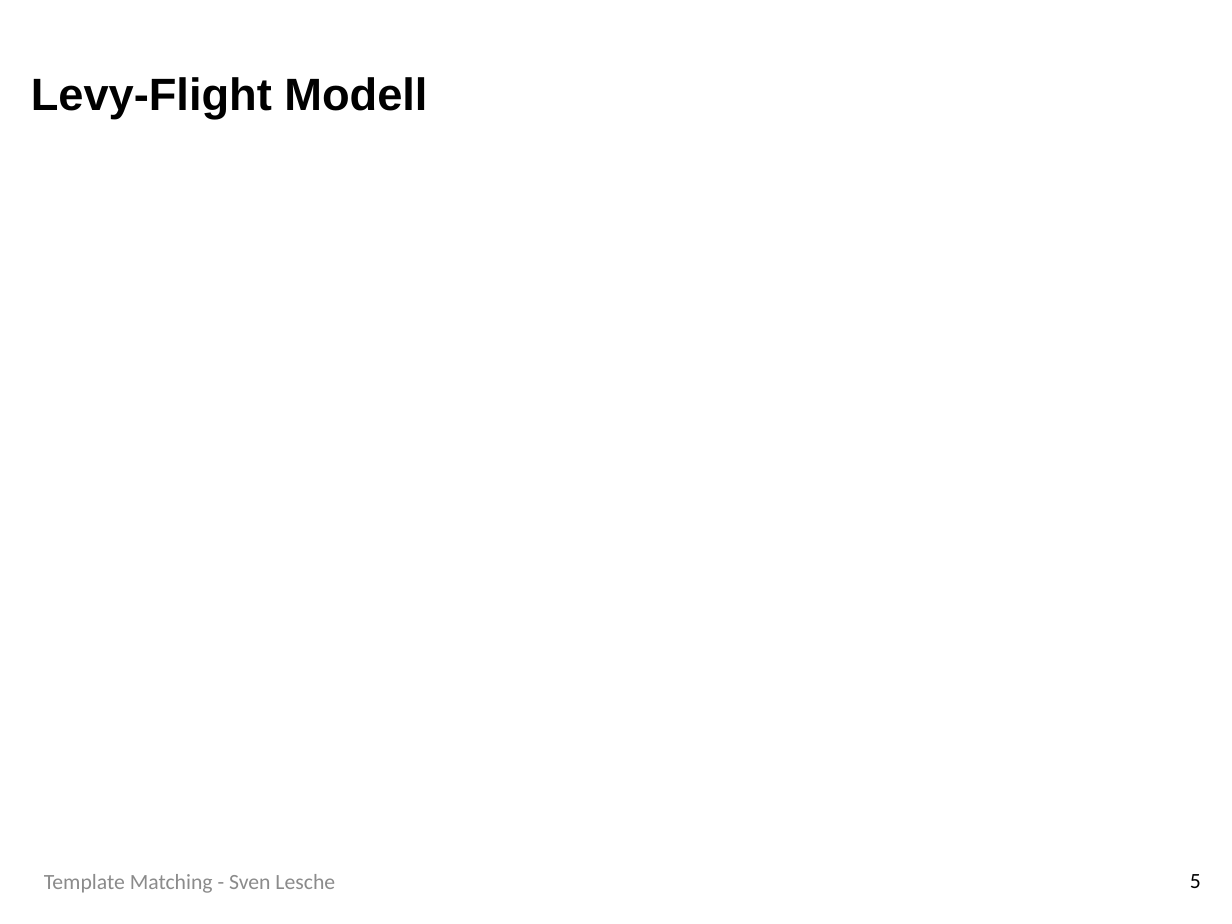
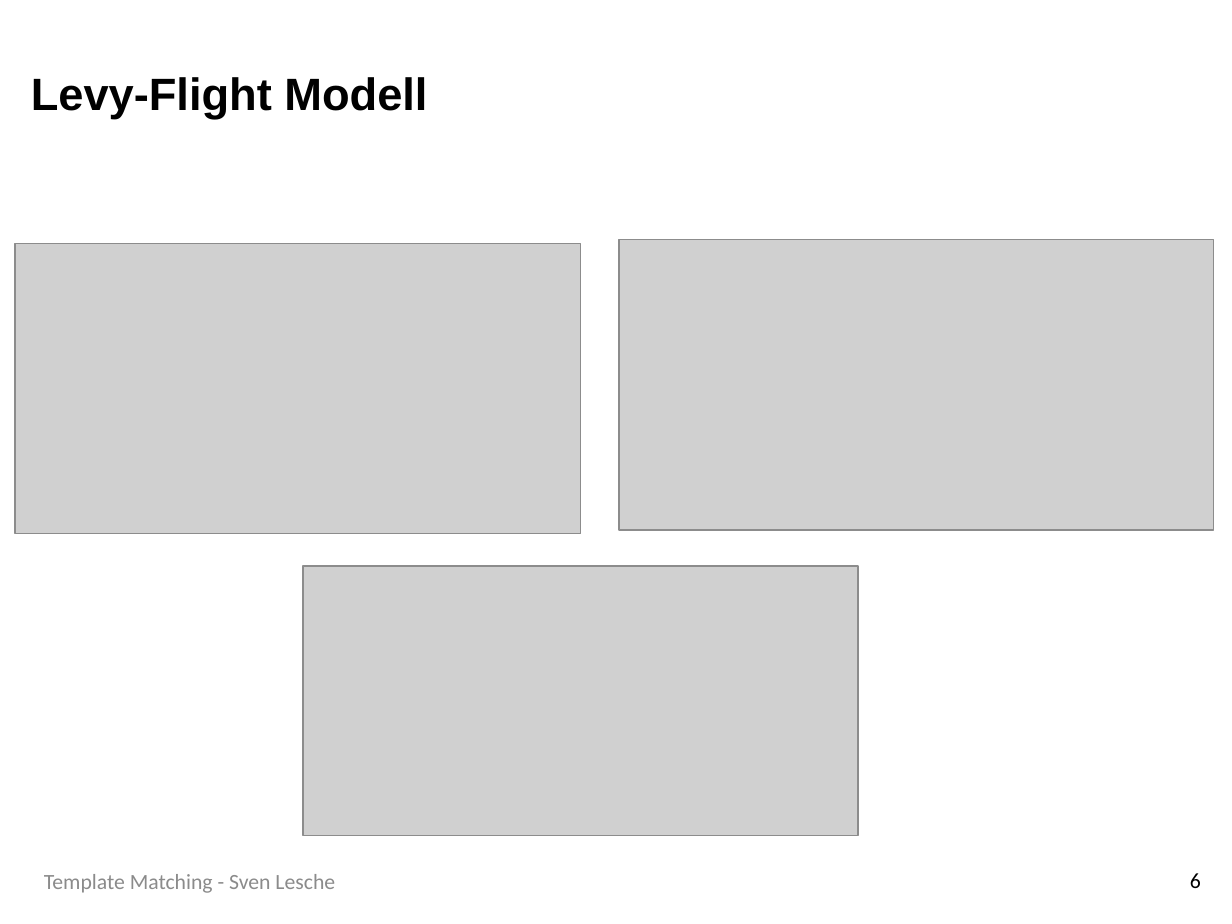
Before and after one commit to SLesche/levy-intelligence, a slide deck: slide 6 of presentations/levy_presentation.pptx (slide 5 before the commit). Drawn at 1232x924 pixels with LibreOffice and Linux fonts; fonts in the diff are those of the drawing; grey boxes stand for pictures; background and template pictures are left out. Boxes give left, top, right and bottom in pixels: in the first picture for what was removed or moved away, otherwise in the second. Text is boxed around its words. In the diff, an @@ line names an element or a change of style, - is before the commit and + after.

```diff
--- a/presentations/levy_presentation.pptx
+++ b/presentations/levy_presentation.pptx
@@ picture added at <box>16,244,581,535</box> @@
@@ picture added at <box>619,240,1214,531</box> @@
@@ picture added at <box>304,566,859,836</box> @@
@@ page number at <box>1190,873,1201,888</box>: text changed @@
-5
+6
```
Also in this commit, not shown: 8 other slides changed, 2 slides added.
